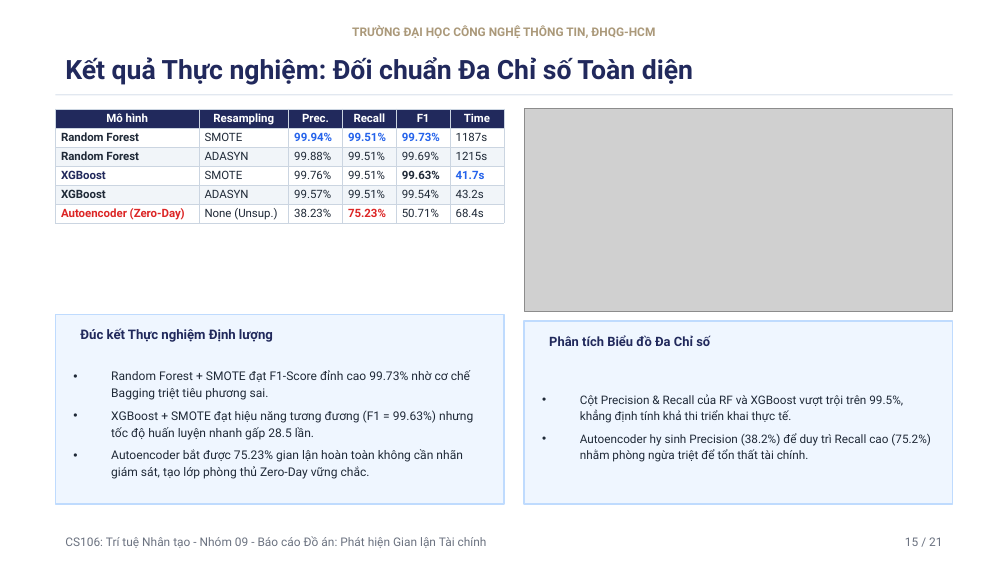
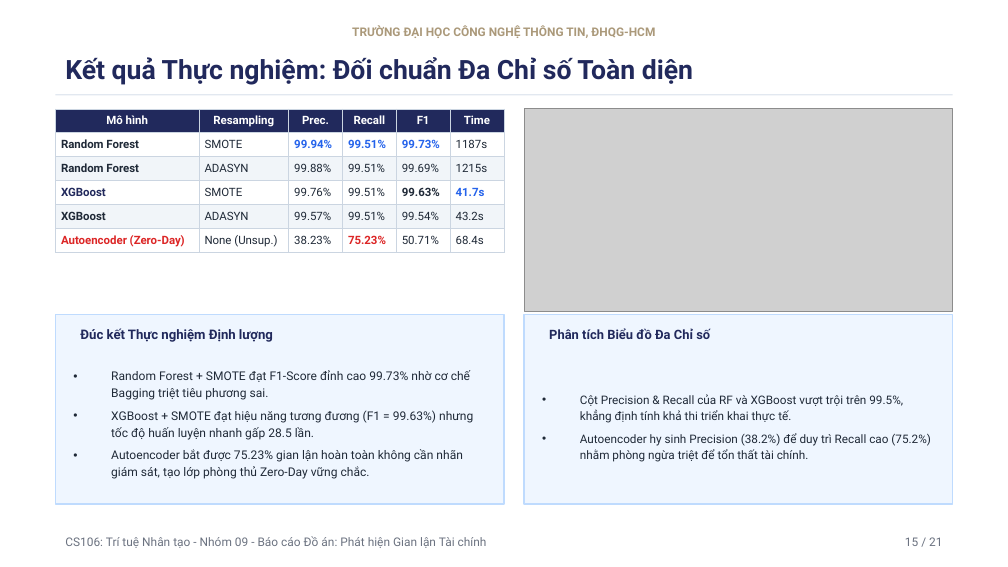
Before and after one commit to uit-25730067-chithanh/CS106-Team09-Fraud-Detection, a slide deck: slide 15 of draft/fraud-detection/slide/[Nhom9]_Slide_FraudDetection_Academic_VN.pptx. Drawn at 1008x567 pixels with LibreOffice and Linux fonts; fonts in the diff are those of the drawing; grey boxes stand for pictures. Boxes give left, top, right and bottom in pixels: in the first picture for what was removed or moved away, otherwise in the second. Text is boxed around its words. In the diff, an @@ line names an element or a change of style, - is before the commit and + after.

```diff
--- a/draft/fraud-detection/slide/[Nhom9]_Slide_FraudDetection_Academic_VN.pptx
+++ b/draft/fraud-detection/slide/[Nhom9]_Slide_FraudDetection_Academic_VN.pptx
@@ table: place and size @@
-table at box(55, 109, 502, 224)
+table at box(55, 109, 502, 253)
@@ rectangle: place and size @@
-rectangle at box(524, 322, 953, 504)
+rectangle at box(524, 314, 953, 504)
@@ text "Phân tích Biểu đồ Đa ...": place and size @@
-text "Phân tích Biểu đồ Đa ..." at box(549, 335, 710, 346)
+text "Phân tích Biểu đồ Đa ..." at box(549, 328, 710, 339)
```
Also in this commit, not shown: 9 other slides changed, 1 other file.
